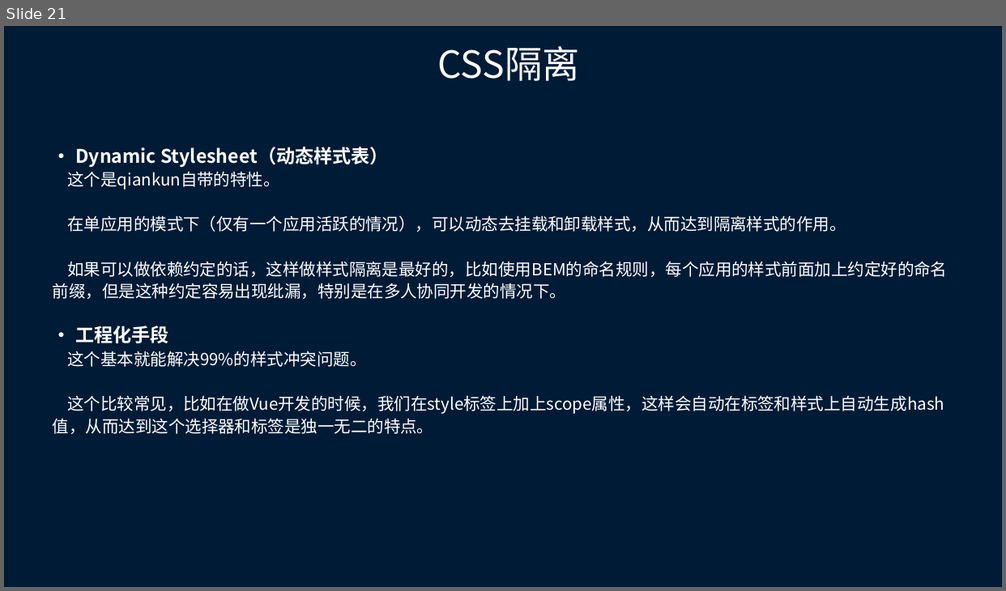
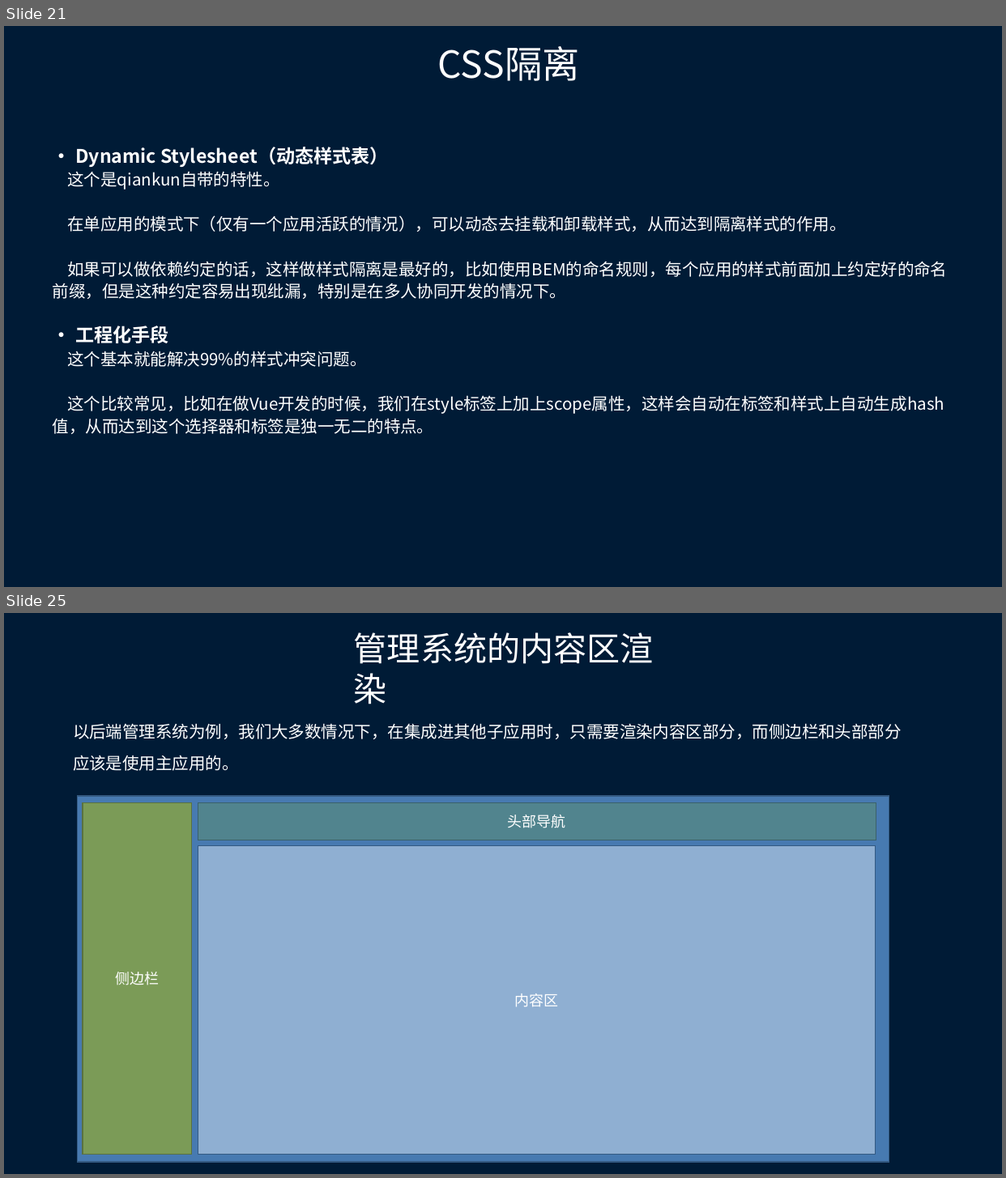
Before and after one commit to cookiepool/summary, a slide deck: 微前端.pptx. Shown one above the other, each under a label of ours: slide 21 before the commit, slides 21 and 25 after it; the slides between them are not shown. The pictures are 1006x591 and 1006x1178 pixels, drawn with LibreOffice and Linux fonts; fonts in the diff are those of the drawing. Boxes give left, top, right and bottom in pixels: in the first picture for what was removed or moved away, otherwise in the second. Text is boxed around its words. In the diff, an @@ line names an element or a change of style, - is before the commit and + after.

```diff
--- a/微前端.pptx
+++ b/微前端.pptx
@@ slide 25 added at (4, 613, 1002, 1174), background #001B36 @@
@@ text added at (354, 632, 654, 664), 32 pt, text #FFFFFF @@
+管理系统的内容区渲染
@@ text added at (73, 723, 901, 771), 16 pt, text #FFFFFF @@
+以后端管理系统为例，我们大多数情况下，在集成进其他子应用时，只需要渲染内容区部分，而侧边栏和头部部分应该是使用主应用的。
@@ rectangle added at (78, 796, 889, 1162), fill #477AB1, outline #355A83 1 pt @@
@@ rectangle added at (83, 803, 192, 1155), fill #7B9B57, outline #5B7340 1 pt, 14 pt, text #FFFFFF @@
+侧边栏
@@ rectangle added at (198, 803, 876, 840), fill #51848E, outline #3C6269 1 pt, 14 pt, text #FFFFFF @@
+头部导航
@@ rectangle added at (198, 845, 876, 1154), fill #8FAFD2, outline #355A83 1 pt, 14 pt, text #FFFFFF @@
+内容区
```
Also in this commit, not shown: 1 slide changed, 2 other slides added, 1 slide removed.
